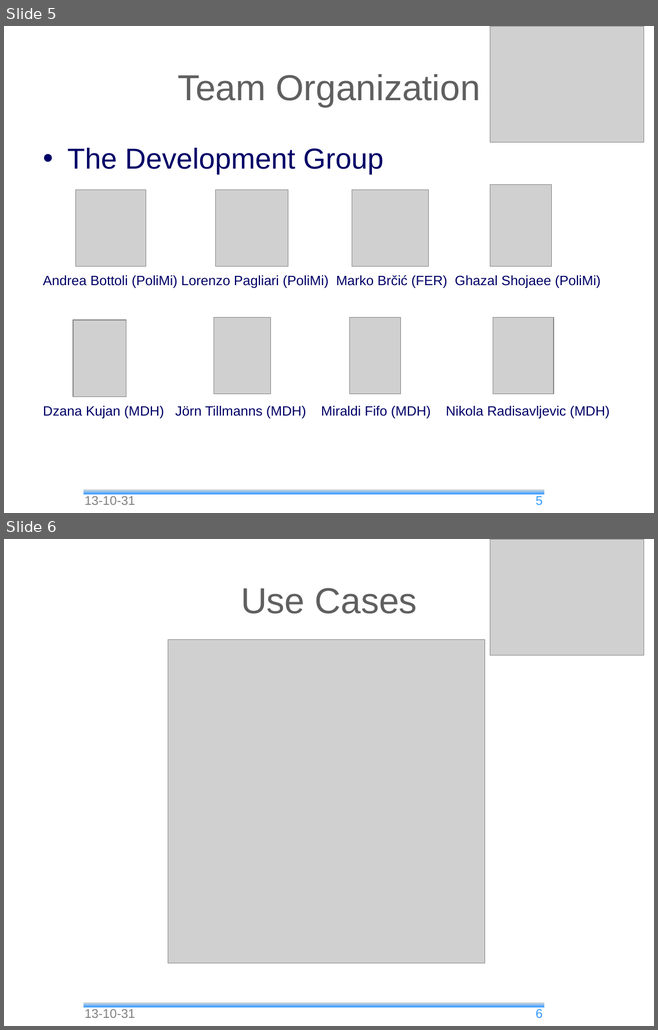
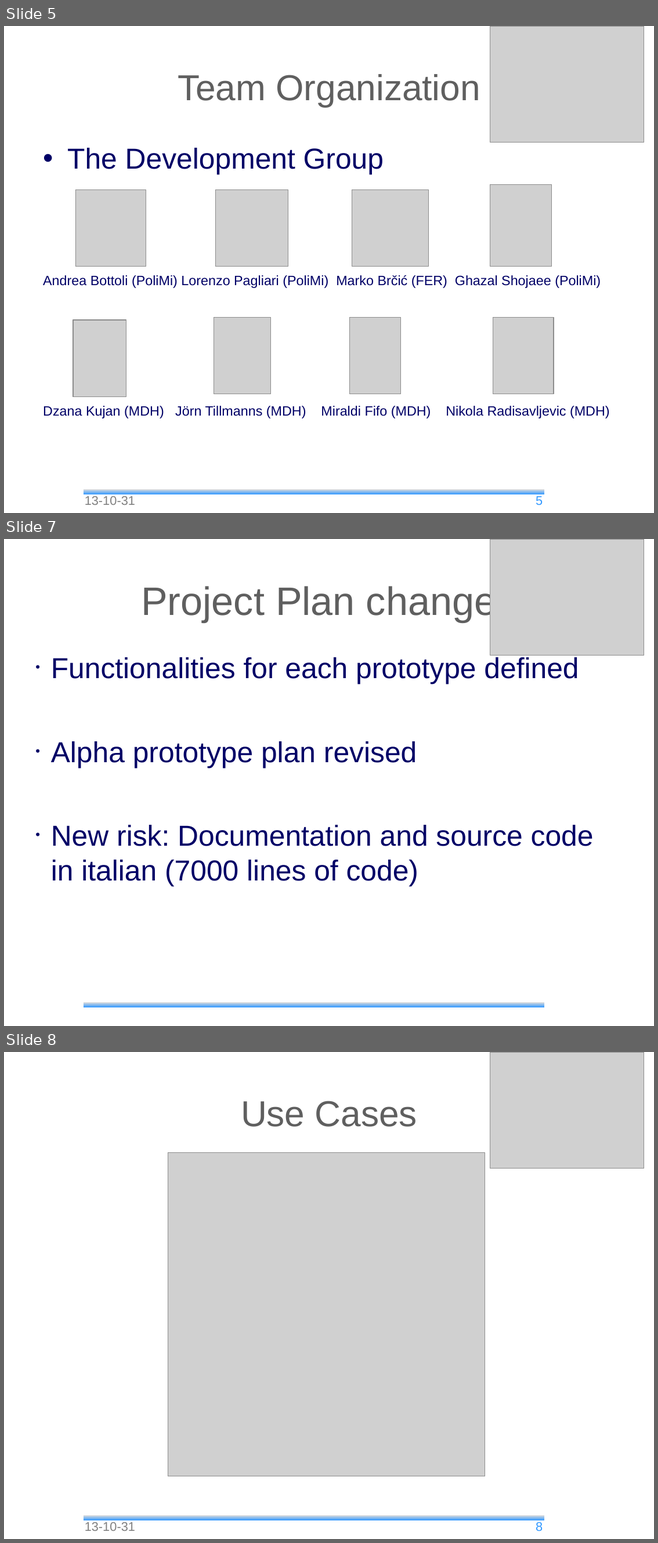
Before and after one commit to andrea-bottoli/DSD, a slide deck: Documentation/Presentation/13_44/Project_Requiremets_Definitions_&_Design.odp. Shown one above the other, each under a label of ours: slides 5 and 6 before the commit, slides 5, 7 and 8 after it; the slides between them are not shown. The pictures are 658x1030 and 658x1543 pixels, drawn with LibreOffice and Linux fonts; fonts in the diff are those of the drawing; grey boxes stand for pictures; background and template pictures are left out. Boxes give left, top, right and bottom in pixels: in the first picture for what was removed or moved away, otherwise in the second. Text is boxed around its words. In the diff, an @@ line names an element or a change of style, - is before the commit and + after.

Commit message:
Update last .odp

```diff
--- a/Documentation/Presentation/13_44/Project_Requiremets_Definitions_&_Design.odp
+++ b/Documentation/Presentation/13_44/Project_Requiremets_Definitions_&_Design.odp
@@ slide 7 added at (x1=4, y1=539, x2=654, y2=1026), background #FFFFFF; not listed: 1 template element that a slide beside it also shows @@
@@ picture added at (x1=490, y1=539, x2=643, y2=655) @@
@@ title added at (x1=141, y1=583, x2=516, y2=622), 44 pt, text #5F5F5F @@
+Project Plan changes
@@ subtitle added at (x1=51, y1=657, x2=593, y2=886), 32 pt, text #000066 @@
+• Functionalities for each prototype defined
+• Alpha prototype plan revised
+• New risk: Documentation and source code in italian (7000 lines of code)
@@ what was slide 6 is now slide 8 @@
@@ page number at (x1=535, y1=1522, x2=542, y2=1531): text changed @@
-6
+8
```
Also in this commit, not shown: 1 other slide added, 1 other file.
